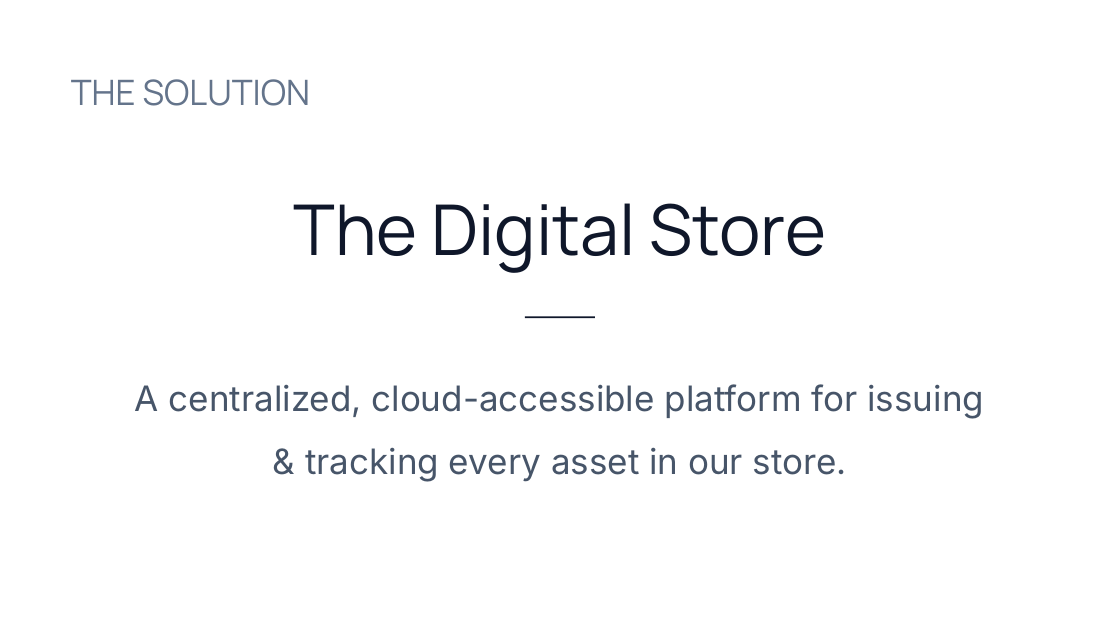
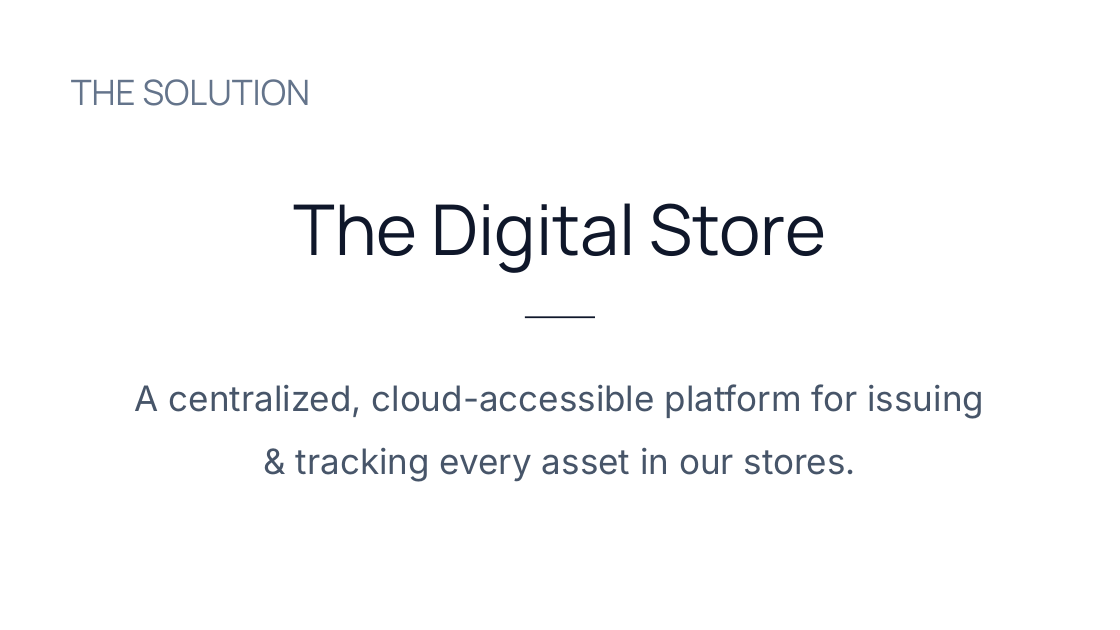
Before and after one commit to alqamah/TSL---storeMgmtSys, a slide deck: slide 3 of ppt/FMM-INFRA eStore Project Report.pptx. Drawn at 1120x630 pixels with LibreOffice and Linux fonts; fonts in the diff are those of the drawing; background and template pictures are left out. Boxes give left, top, right and bottom in pixels: in the first picture for what was removed or moved away, otherwise in the second. Text is boxed around its words. In the diff, an @@ line names an element or a change of style, - is before the commit and + after.

```diff
--- a/ppt/FMM-INFRA eStore Project Report.pptx
+++ b/ppt/FMM-INFRA eStore Project Report.pptx
@@ text at (x1=135, y1=384, x2=985, y2=482): text changed @@
-A centralized, cloud-accessible platform for issuing & tracking every asset in our store.
+A centralized, cloud-accessible platform for issuing & tracking every asset in our stores.
```
Also in this commit, not shown: 2 other slides changed.
